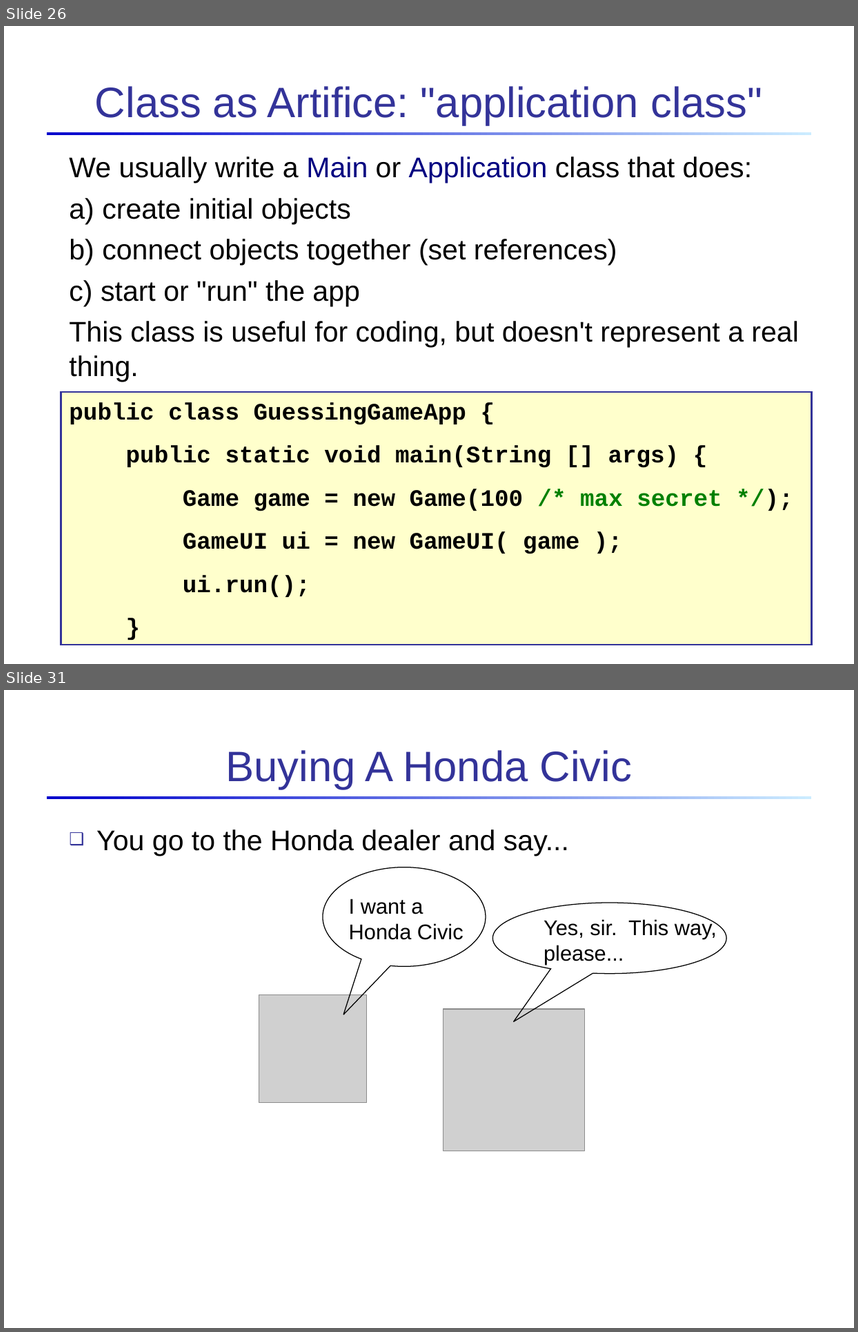
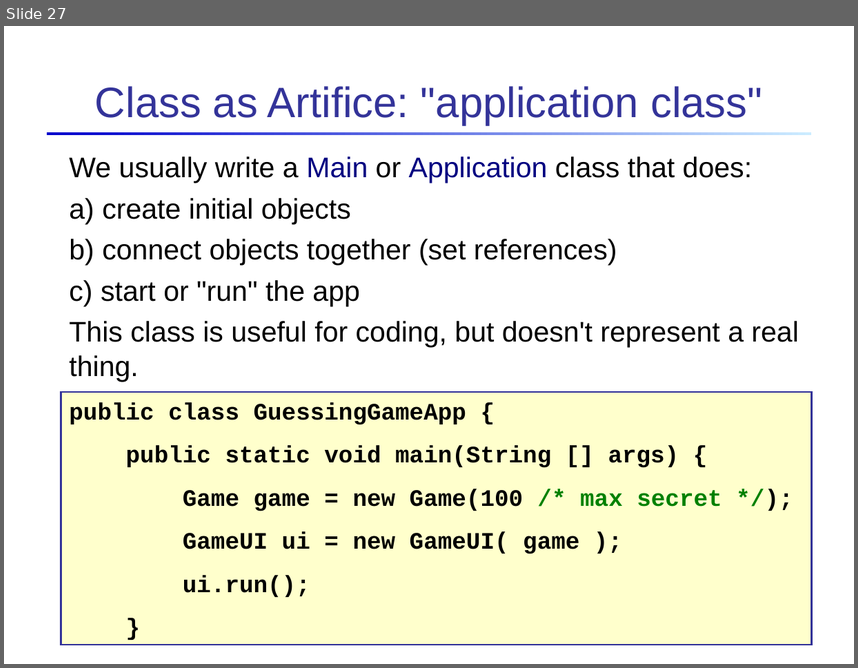
Before and after one commit to skeoop/skeoop.github.io, a slide deck: week1/3a-Introduction-to-Objects.ppt. Shown one above the other, each under a label of ours: slides 26 and 31 before the commit, slide 27 after it; the slides between them are not shown. The pictures are 858x1332 and 858x668 pixels, drawn with LibreOffice and Linux fonts; fonts in the diff are those of the drawing; grey boxes stand for pictures. Boxes give left, top, right and bottom in pixels: in the first picture for what was removed or moved away, otherwise in the second. Text is boxed around its words. In the diff, an @@ line names an element or a change of style, - is before the commit and + after.

```diff
--- a/week1/3a-Introduction-to-Objects.ppt
+++ b/week1/3a-Introduction-to-Objects.ppt
@@ slide 31 removed at bbox=[4, 690, 854, 1328], background #FFFFFF; not listed: 1 template element that a slide beside it also shows @@
@@ title removed at bbox=[225, 750, 632, 789] @@
-Buying A Honda Civic
@@ text removed at bbox=[96, 829, 569, 856] @@
-❑ You go to the Honda dealer and say...
@@ speech bubble removed at bbox=[323, 867, 486, 966] @@
@@ text removed at bbox=[349, 898, 464, 940] @@
-I want a
-Honda Civic
@@ speech bubble removed at bbox=[493, 903, 726, 973] @@
@@ text removed at bbox=[544, 918, 717, 964] @@
-Yes, sir. This way, please...
@@ picture removed at bbox=[259, 994, 367, 1103] @@
@@ picture removed at bbox=[444, 1009, 586, 1151] @@
@@ what was slide 26 is now slide 27 @@
```
Also in this commit, not shown: 16 slides changed, 4 other slides removed, 12 other files.
